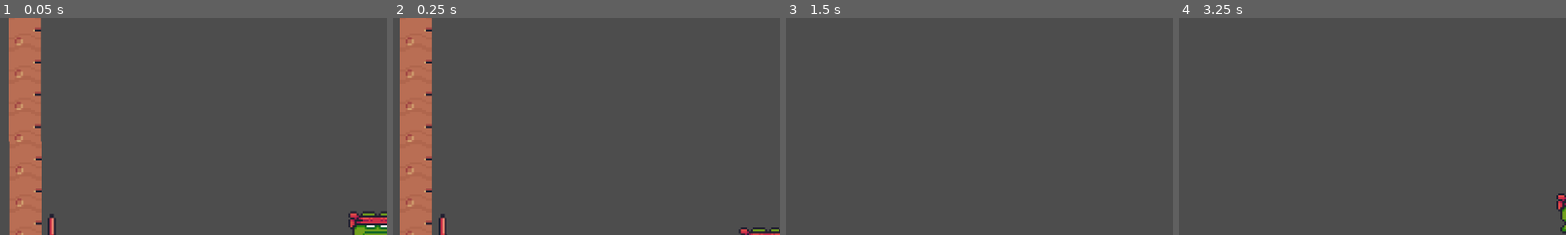
Above: before the commit, frames 1-4 (left to right).
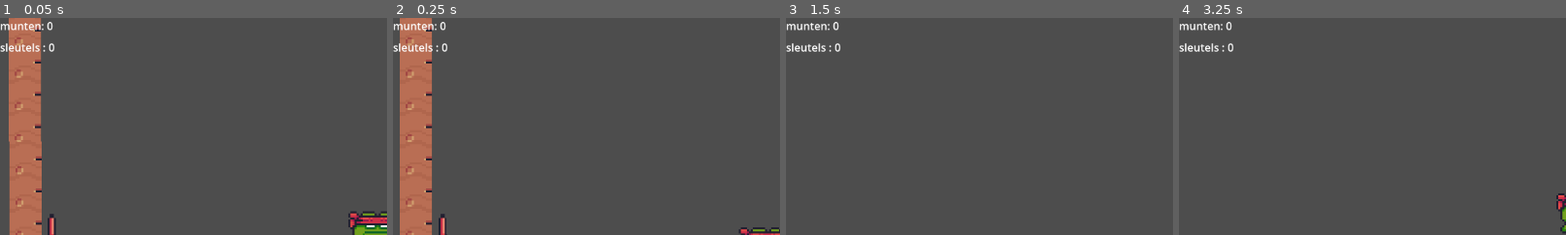
Above: after the commit, the same moments.

Repository: Rafaelorr/open_frog
Game: Godot game, scene res://levels/level_3.tscn
The game is run twice, just before and just after one commit, with the same random seed, the same clock (stepped at 60 frames per second) and the same inputs. This scene is started directly instead of the project's main scene.
Inputs:
- Up to frame 1 (0.05 s): no input
- Up to frame 2 (0.25 s): no input
- Up to frame 3 (1.5 s): hold Right (ui_right) from 0.53 s (still down); tap Space (omhoog) at 0.6, 1.35 s
- Up to frame 4 (3.25 s): release Right (ui_right) at 2.03 s; hold Left (ui_left) 2.03-2.78 s; tap Space (omhoog) at 2.1, 2.85 s; hold Right (ui_right) from 2.78 s (still down)
The pictures show only the part of the screen within x 0-50%, y 0-50%; the shares and areas given below are measured in that part.

The runs differ from the first frame. In frame 1, 0.6% of the frame differs, in the area x 0-15%, y 1-16%; in frame 2, 0.6%; in frame 3, 0.6%; in frame 4, 0.6%.

Commit message:
voeg munt en sleutel counters toe aan level 3

Diff:
--- a/levels/level_3.tscn
+++ b/levels/level_3.tscn
@@ -1,10 +1,12 @@
-[gd_scene load_steps=6 format=3 uid="uid://dre2w5cpxgf4m"]
+[gd_scene load_steps=8 format=3 uid="uid://dre2w5cpxgf4m"]
 
 [ext_resource type="PackedScene" uid="uid://diouo64nejlsf" path="res://tile_set.tscn" id="1_xui2f"]
 [ext_resource type="PackedScene" uid="uid://d3fpy0d3vhx5m" path="res://player.tscn" id="2_tg3rn"]
 [ext_resource type="PackedScene" uid="uid://dwi8srugdspdy" path="res://spring_veer.tscn" id="3_terhp"]
 [ext_resource type="PackedScene" uid="uid://us83hbjiihe7" path="res://spike.tscn" id="4_jbl8g"]
 [ext_resource type="PackedScene" uid="uid://puxttfdsnrx4" path="res://door.tscn" id="5_iie75"]
+[ext_resource type="PackedScene" uid="uid://df3v484g282qh" path="res://munt_counter.tscn" id="6_uu6it"]
+[ext_resource type="PackedScene" uid="uid://b0c7uasfnhqlr" path="res://sleutel_counter.tscn" id="7_bf80o"]
 
 [node name="level_3" type="Node2D"]
 
@@ -281,3 +283,7 @@
 [node name="door" parent="." instance=ExtResource("5_iie75")]
 position = Vector2(7921, 575)
 connected_scene_file_path = "level_4"
+
+[node name="munt_counter" parent="." instance=ExtResource("6_uu6it")]
+
+[node name="sleutel_counter" parent="." instance=ExtResource("7_bf80o")]
